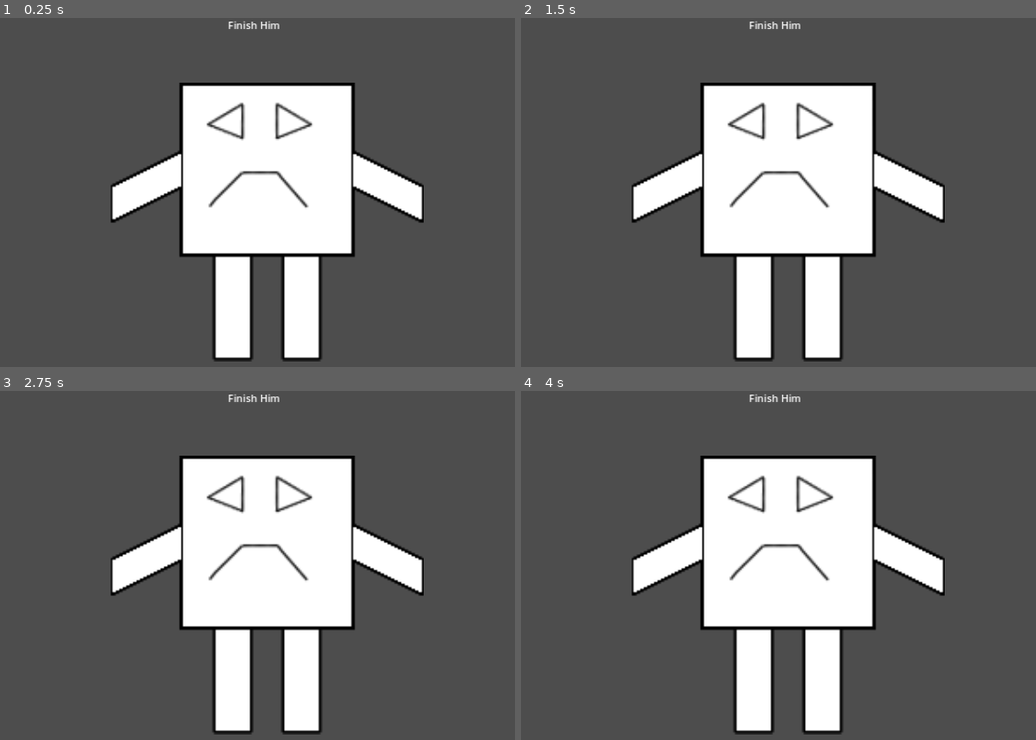
Above: before the commit, frames 1-4 (two rows, left to right).
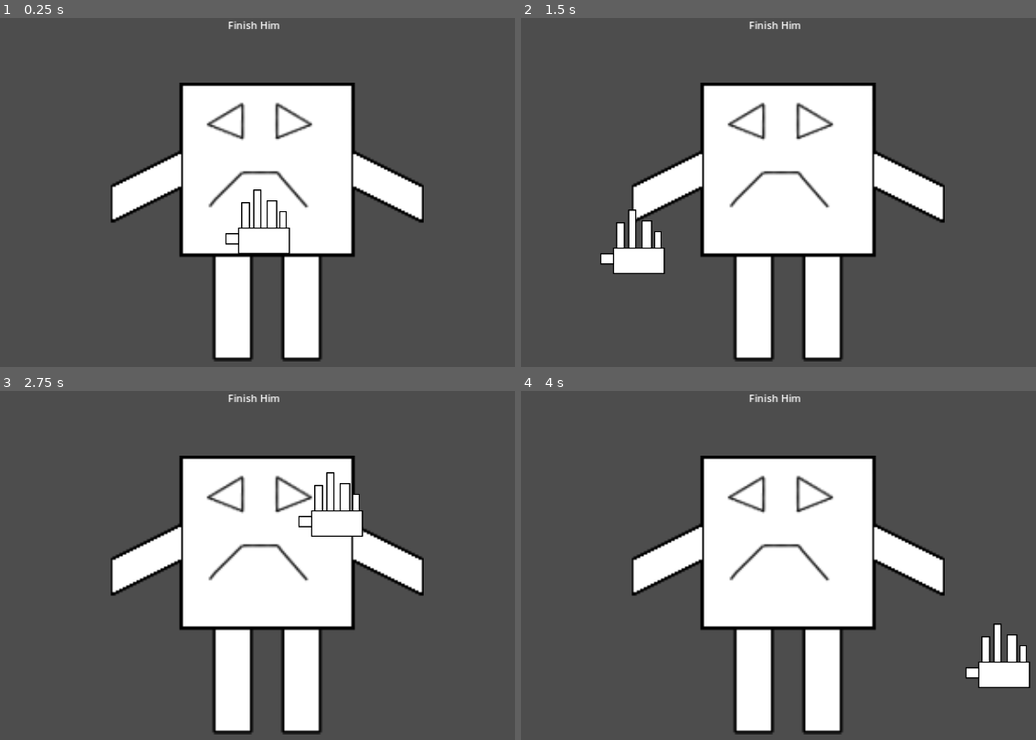
Above: after the commit, the same moments.

Repository: McMaaarty/Crazy-Card-Mania
Game: Godot game, scene res://Scenes/GuillyTime.tscn
Same seed, same stepped clock (60 frames per second), same inputs: the game is played once before the commit and once after it.
Inputs (mouse positions are in pixels of both pictures, inside the frame that each line leads up to):
- Up to frame 1 (0.25 s): no input
- Up to frame 2 (1.5 s): move the mouse to (933, 202) at 0.52 s; hold Right (ui_right) 0.53-1.28 s; click (933, 202) at 0.67 s; tap Enter at 1.25 s; move the mouse to (629, 244) at 1.27 s; hold Down (ui_down) from 1.28 s (still down); click (629, 244) at 1.42 s
- Up to frame 3 (2.75 s): move the mouse to (324, 506) at 2.02 s; release Down (ui_down) at 2.03 s; hold Right (ui_right) from 2.03 s (still down); click (324, 506) at 2.17 s
- Up to frame 4 (4 s): move the mouse to (737, 677) at 2.77 s; release Right (ui_right) at 2.78 s; hold Up (ui_up) 2.78-3.53 s; click (737, 677) at 2.92 s; move the mouse to (994, 656) at 3.52 s; hold Left (ui_left) from 3.53 s (still down); click (994, 656) at 3.67 s

The runs differ from the first frame. In frame 1, 0.4% of the frame differs, in the area x 43-57%, y 49-68%; in frame 2, 1.3%; in frame 3, 0.6%; in frame 4, 1.3%, in the area x 86-99%, y 66-86%.

Commit message:
ajout de la main animé

Diff:
--- a/Scenes/GuillyTime.tscn
+++ b/Scenes/GuillyTime.tscn
@@ -1,7 +1,30 @@
-[gd_scene load_steps=3 format=3 uid="uid://dvkkiv3g2jw1n"]
+[gd_scene load_steps=7 format=3 uid="uid://dvkkiv3g2jw1n"]
 
 [ext_resource type="PackedScene" uid="uid://dlv3jx5bgj4w8" path="res://Scenes/Objects/MonsieurGuilly.tscn" id="1_bujmf"]
 [ext_resource type="Script" path="res://Scripts/GuillyTime.gd" id="1_yebls"]
+[ext_resource type="Texture2D" uid="uid://cx0r4ngotahxt" path="res://Assets/Sprites/hand.png" id="3_y1scg"]
+
+[sub_resource type="AtlasTexture" id="AtlasTexture_7h4gq"]
+atlas = ExtResource("3_y1scg")
+region = Rect2(0, 6, 128, 114)
+
+[sub_resource type="AtlasTexture" id="AtlasTexture_ro6ag"]
+atlas = ExtResource("3_y1scg")
+region = Rect2(128, 6, 128, 114)
+
+[sub_resource type="SpriteFrames" id="SpriteFrames_mpg11"]
+animations = [{
+"frames": [{
+"duration": 1.0,
+"texture": SubResource("AtlasTexture_7h4gq")
+}, {
+"duration": 1.0,
+"texture": SubResource("AtlasTexture_ro6ag")
+}],
+"loop": true,
+"name": &"default",
+"speed": 5.0
+}]
 
 [node name="MarginContainer" type="MarginContainer"]
 anchors_preset = 15
@@ -19,3 +42,8 @@
 size_flags_horizontal = 4
 size_flags_vertical = 0
 horizontal_alignment = 1
+
+[node name="HandAnimated2D" type="AnimatedSprite2D" parent="."]
+sprite_frames = SubResource("SpriteFrames_mpg11")
+
+[connection signal="gui_input" from="." to="." method="_on_gui_input"]
--- a/Scenes/Objects/MonsieurGuilly.tscn
+++ b/Scenes/Objects/MonsieurGuilly.tscn
@@ -45,38 +45,38 @@
 [node name="ButtonVentre" type="Button" parent="Area2D/CollisionPolygon2D"]
 modulate = Color(1, 1, 1, 0)
 offset_left = -20.0
-offset_top = -51.0
-offset_right = 61.0
+offset_top = 1.0
+offset_right = 68.0
 offset_bottom = 51.0
 action_mode = 0
 
 [node name="ButtonCoteG" type="Button" parent="Area2D/CollisionPolygon2D"]
 modulate = Color(1, 1, 1, 0)
-offset_left = -137.0
-offset_top = -31.0
-offset_right = -98.0
-offset_bottom = 51.0
+offset_left = -123.0
+offset_top = -29.0
+offset_right = -84.0
+offset_bottom = 53.0
 
 [node name="ButtonCoteD" type="Button" parent="Area2D/CollisionPolygon2D"]
 modulate = Color(1, 1, 1, 0)
-offset_left = 140.0
-offset_top = -38.0
-offset_right = 172.0
-offset_bottom = 48.0
+offset_left = 129.0
+offset_top = -39.0
+offset_right = 161.0
+offset_bottom = 47.0
 
 [node name="ButtonAisselleG" type="Button" parent="Area2D/CollisionPolygon2D"]
 modulate = Color(1, 1, 1, 0)
-offset_left = -139.0
-offset_top = -72.0
-offset_right = -101.0
-offset_bottom = -41.0
+offset_left = -137.0
+offset_top = -73.0
+offset_right = -99.0
+offset_bottom = -42.0
 
 [node name="ButtonAisselleD" type="Button" parent="Area2D/CollisionPolygon2D"]
 modulate = Color(1, 1, 1, 0)
-offset_left = 141.0
-offset_top = -85.0
-offset_right = 178.0
-offset_bottom = -51.0
+offset_left = 133.0
+offset_top = -81.0
+offset_right = 170.0
+offset_bottom = -47.0
 
 [node name="AudioPlayer" type="AudioStreamPlayer2D" parent="."]
 position = Vector2(587, 289)
--- a/Scripts/GuillyTime.gd
+++ b/Scripts/GuillyTime.gd
@@ -13,6 +13,7 @@
 
 # Called every frame. 'delta' is the elapsed time since the previous frame.
 func _process(delta):
+	$HandAnimated2D.position = get_global_mouse_position()
 	tickle()
 	pass
 
@@ -20,3 +21,7 @@
 	if(mrGuilly.isKo):
 		finishLabel.text = "You WIN ! "
 	pass
+
+
+func _on_gui_input(event):
+	pass # Replace with function body.
--- a/Scripts/Objects/MonsieurGuilly.gd
+++ b/Scripts/Objects/MonsieurGuilly.gd
@@ -6,10 +6,25 @@
 var explosion;
 
 
+var ventre;
+var coteD;
+var coteG;
+var aisselleG;
+var aisselleD;
+
+var lastButton;
+
 var sceneTest
 # Called when the node enters the scene tree for the first time.
 func _ready():
 	explosion = preload("res://Scenes/Effects/Explosion.tscn")
+
+	ventre = $Area2D/CollisionPolygon2D/ButtonVentre
+	coteD = $Area2D/CollisionPolygon2D/ButtonCoteD
+	coteG = $Area2D/CollisionPolygon2D/ButtonCoteG
+	aisselleG= $Area2D/CollisionPolygon2D/ButtonAisselleG
+	aisselleD = $Area2D/CollisionPolygon2D/ButtonAisselleD
+
 
 	pass # Replace with function body.
 
@@ -21,36 +36,47 @@
 
 
 func _on_button_ventre_button_down():
-	reduceHP()
+	reduceHP(ventre)
 	pass # Replace with function body.
 
 
 func _on_button_cote_g_button_down():
-	reduceHP()
+	reduceHP(coteG)
 	pass # Replace with function body.
 
 
 func _on_button_cote_d_button_down():
-	reduceHP()
+	reduceHP(coteD)
 	pass # Replace with function body.
 
 
 func _on_button_aisselle_g_button_down():
-	reduceHP()
+	reduceHP(aisselleG)
 	pass # Replace with function body.
 
 
 func _on_button_aisselle_d_button_down():
-	reduceHP()
+	reduceHP(aisselleD)
 	pass # Replace with function body.
 
 func testKO():
 	return totalHP <=0
 
-func reduceHP():
+func disableCurrentButton(currentButton):
+	currentButton.disabled=true
+	lastButton = currentButton
+
+func enablePreviousButton():
+	lastButton.disabled = false
+
+func reduceHP(currentButton):
 	totalHP = totalHP-randi() % maxRandom
 	startLaugh()
 	startAnimation()
+	enablePreviousButton()
+	disableCurrentButton(currentButton)
+
+
 
 func startLaugh():
 	$AudioPlayer.stream = StaticData.get_random_fart()
Binary file added: Assets/Sprites/hand.png
Not shown, added: Assets/Sprites/hand.png.import
